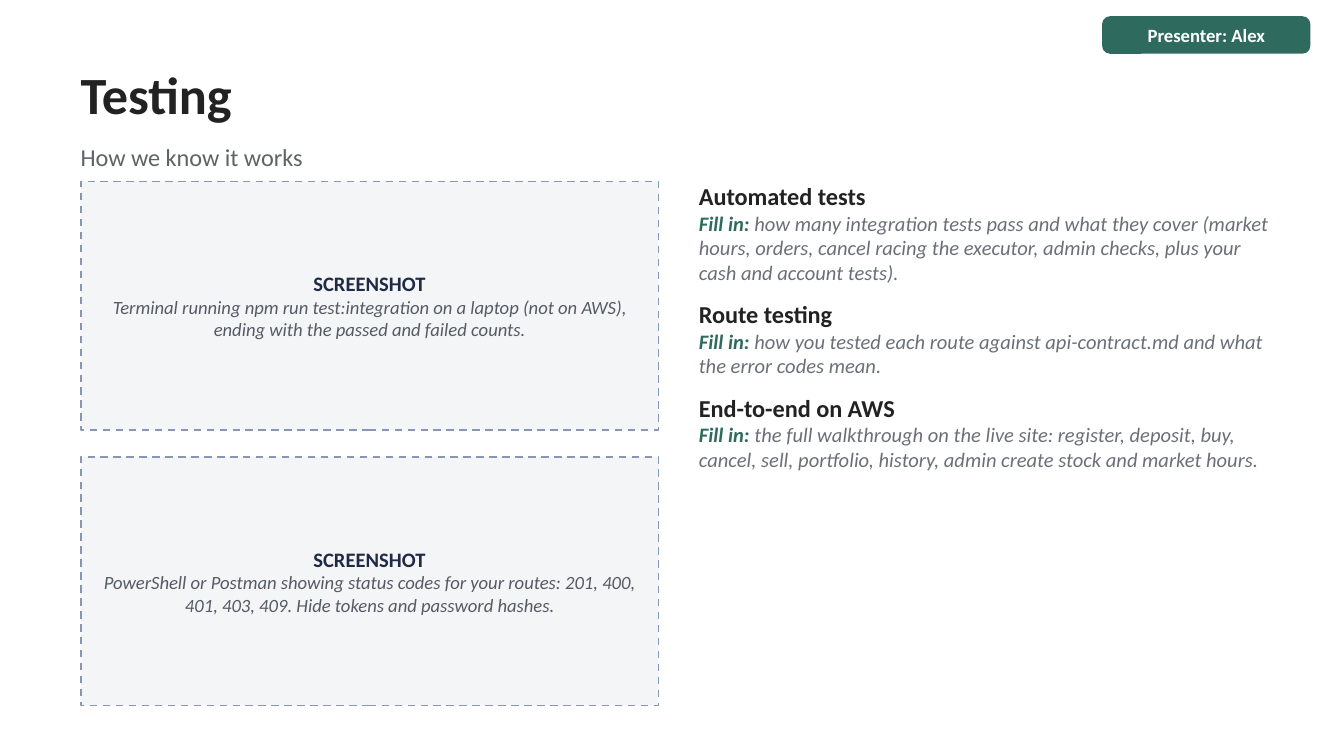
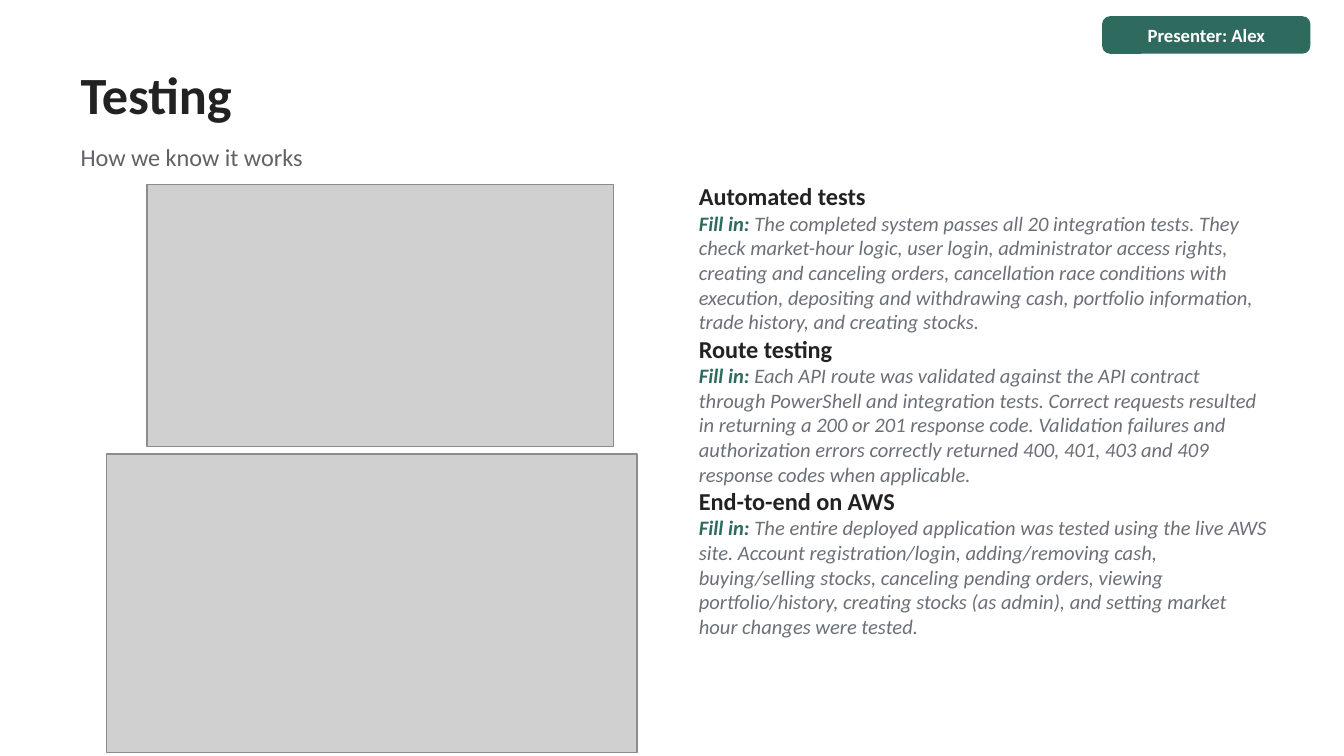
Before and after one commit to kish1212-ASU/IFT401_Capstone_Fall-2026, a slide deck: slide 23 of docs/final build/IFT401_Houser_Ruebush_Kishineff_Final Deck.pptx. Drawn at 1344x756 pixels with LibreOffice and Linux fonts; fonts in the diff are those of the drawing; grey boxes stand for pictures. Boxes give left, top, right and bottom in pixels: in the first picture for what was removed or moved away, otherwise in the second. Text is boxed around its words. In the diff, an @@ line names an element or a change of style, - is before the commit and + after.

```diff
--- a/docs/final build/IFT401_Houser_Ruebush_Kishineff_Final Deck.pptx
+++ b/docs/final build/IFT401_Houser_Ruebush_Kishineff_Final Deck.pptx
@@ rectangle removed at (x1=81, y1=181, x2=659, y2=430) @@
@@ picture added at (x1=146, y1=184, x2=613, y2=446) @@
@@ text at (x1=699, y1=216, x2=1252, y2=333): text changed @@
-Fill in: how many integration tests pass and what they cover (market hours, orders, cancel racing the executor, admin checks, plus your cash and account tests).
+Fill in: The completed system passes all 20 integration tests. They check market-hour logic, user login, administrator access rights, creating and canceling orders, cancellation race conditions with execution, depositing and withdrawing cash, portfolio information, trade history, and creating stocks.
@@ text removed at (x1=113, y1=277, x2=627, y2=339) @@
-SCREENSHOT
-Terminal running npm run test:integration on a laptop (not on AWS), ending with the passed and failed counts.
@@ text at (x1=699, y1=368, x2=1256, y2=486): text changed @@
-Fill in: how you tested each route against api-contract.md and what the error codes mean.
+Fill in: Each API route was validated against the API contract through PowerShell and integration tests. Correct requests resulted in returning a 200 or 201 response code. Validation failures and authorization errors correctly returned 400, 401, 403 and 409 response codes when applicable.
@@ rectangle removed at (x1=81, y1=457, x2=659, y2=706) @@
@@ picture added at (x1=106, y1=454, x2=637, y2=753) @@
@@ text at (x1=699, y1=520, x2=1266, y2=638): text changed @@
-Fill in: the full walkthrough on the live site: register, deposit, buy, cancel, sell, portfolio, history, admin create stock and market hours.
+Fill in: The entire deployed application was tested using the live AWS site. Account registration/login, adding/removing cash, buying/selling stocks, canceling pending orders, viewing portfolio/history, creating stocks (as admin), and setting market hour changes were tested.
@@ text removed at (x1=104, y1=553, x2=635, y2=615) @@
-SCREENSHOT
-PowerShell or Postman showing status codes for your routes: 201, 400, 401, 403, 409. Hide tokens and password hashes.
```
Also in this commit, not shown: 9 other slides changed.
